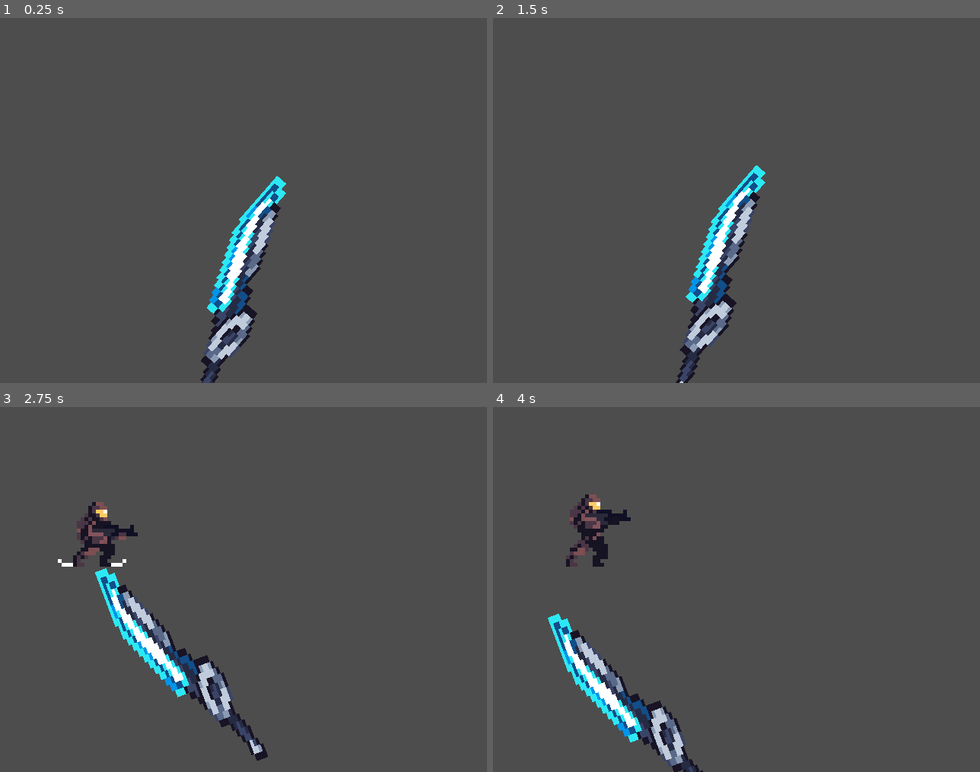
Above: before the commit, frames 1-4 (two rows, left to right).
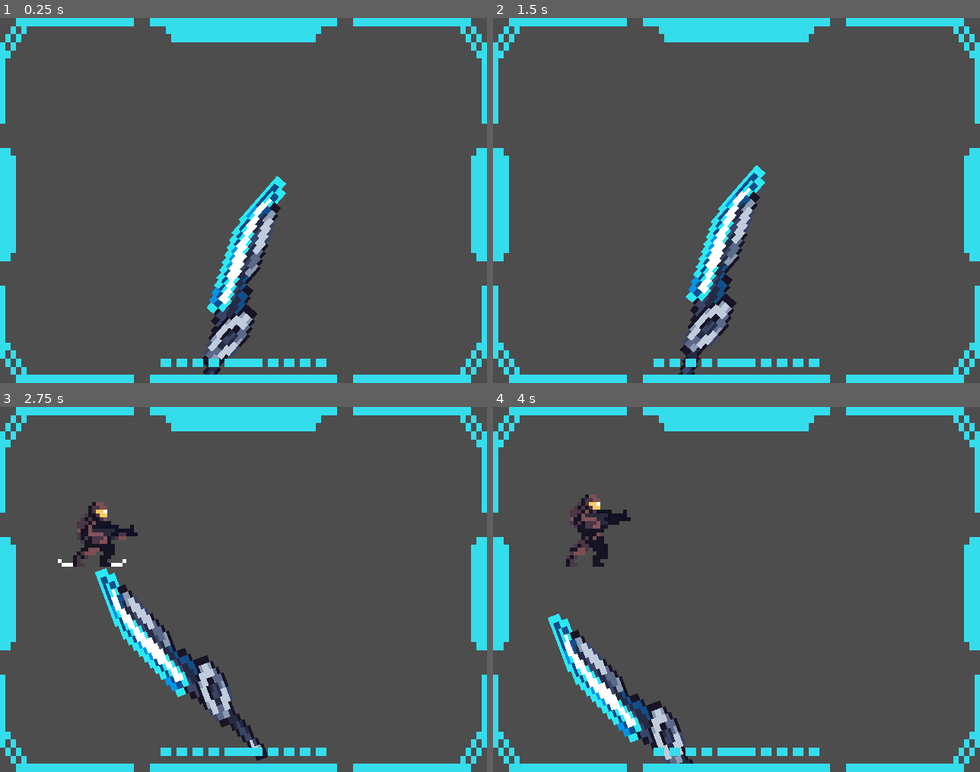
Above: after the commit, the same moments.

Repository: lognasmeow/Deflector
Game: Godot game, scene res://Maps/map_main.tscn
The game is run twice, just before and just after one commit, with the same random seed, the same clock (stepped at 60 frames per second) and the same inputs.
Inputs:
- Up to frame 1 (0.25 s): no input
- Up to frame 2 (1.5 s): hold Space (space) 0.53-1.28 s; tap Space (space) at 1.35 s
- Up to frame 3 (2.75 s): hold Space (space) from 2.03 s (still down)
- Up to frame 4 (4 s): release Space (space) at 2.78 s; tap Space (space) at 2.85 s; hold Space (space) from 3.53 s (still down)

The runs differ from the first frame. In frame 1, 9.3% of the frame differs, in the area x 0-100%, y 0-100%; in frame 2, 9.3%; in frame 3, 9.3%; in frame 4, 9.3%.

Commit message:
Overlay and UI

Diff:
--- a/Maps/map_main.tscn
+++ b/Maps/map_main.tscn
@@ -1,10 +1,11 @@
-[gd_scene load_steps=9 format=3 uid="uid://biwcqqp45njwv"]
+[gd_scene load_steps=10 format=3 uid="uid://biwcqqp45njwv"]
 
 [ext_resource type="Script" path="res://Maps/map_main.gd" id="1_k01aj"]
 [ext_resource type="PackedScene" uid="uid://b3xmpvw4nbyv4" path="res://Player/player.tscn" id="1_xy87o"]
 [ext_resource type="Script" path="res://Enemies/enemies.gd" id="3_3rwte"]
 [ext_resource type="Script" path="res://Maps/Camera2D.gd" id="4_75gfh"]
 [ext_resource type="Texture2D" uid="uid://b34fg6igo281f" path="res://Assets/Overlays/BloodOverlay.png" id="5_l0pm6"]
+[ext_resource type="Texture2D" uid="uid://chb87mdswqoda" path="res://Assets/UI/Containers/betterscreenhud02.png" id="6_s2ars"]
 
 [sub_resource type="Animation" id="Animation_ct1jb"]
 resource_name = "showTexture"
@@ -48,7 +49,7 @@
 script = ExtResource("1_k01aj")
 
 [node name="Player" parent="." instance=ExtResource("1_xy87o")]
-z_index = 99
+z_index = 98
 position = Vector2(432, 399)
 
 [node name="Enemies" type="Node2D" parent="."]
@@ -68,8 +69,9 @@
 
 [node name="Shake" type="Timer" parent="Camera2D"]
 
-[node name="TextureRect" type="TextureRect" parent="Camera2D"]
+[node name="BloodTextureRect" type="TextureRect" parent="Camera2D"]
 modulate = Color(0, 0, 0, 0)
+z_index = 100
 texture_filter = 1
 offset_left = -394.0
 offset_top = -241.0
@@ -78,10 +80,21 @@
 scale = Vector2(0.6, 0.6)
 texture = ExtResource("5_l0pm6")
 
-[node name="Texture" type="AnimationPlayer" parent="Camera2D/TextureRect"]
+[node name="Texture" type="AnimationPlayer" parent="Camera2D/BloodTextureRect"]
 libraries = {
 "": SubResource("AnimationLibrary_8bwg3")
 }
+
+[node name="OverlayTextureRect" type="TextureRect" parent="Camera2D"]
+z_index = 99
+texture_filter = 1
+offset_left = -320.0
+offset_top = -240.0
+offset_right = -256.0
+offset_bottom = -192.0
+scale = Vector2(10, 10)
+texture = ExtResource("6_s2ars")
+expand_mode = 1
 
 [connection signal="tenEnemiesKilled" from="." to="Player" method="_on_map_main_ten_enemies_killed"]
 [connection signal="dead" from="Player" to="." method="_on_player_dead"]
--- a/Player/player.gd
+++ b/Player/player.gd
@@ -12,7 +12,7 @@
 @onready var ultimateCheckerTimer: Timer = $UltimateChecker
 @onready var bobUpTimer: Timer = $BobUp
 @onready var bobDownTimer: Timer = $BobDown
-@onready var textureAnimationPlayer: AnimationPlayer = $"../Camera2D/TextureRect/Texture"
+@onready var textureAnimationPlayer: AnimationPlayer = $"../Camera2D/BloodTextureRect/Texture"
 
 
 var deflectAvailable: bool = true
Binary file added: Assets/UI/Containers/betterscreenhud02.png
Not shown, added: Assets/UI/Containers/betterscreenhud02.png.import
Binary file added: Assets/UI/Containers/betterscreenhud03.png
Not shown, added: Assets/UI/Containers/betterscreenhud03.png.import
Binary file added: Assets/UI/Fonts/Cyberphont 3.0 B.ttf
Not shown, added: Assets/UI/Fonts/Cyberphont 3.0 B.ttf.import
Not shown, changed: Text/Credits.txt
